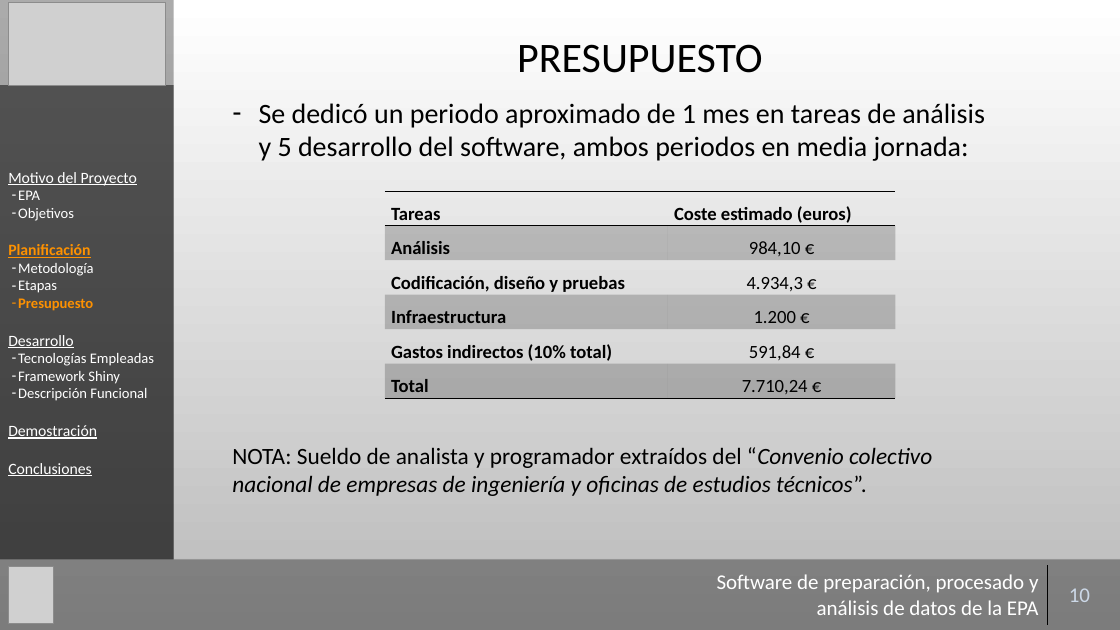
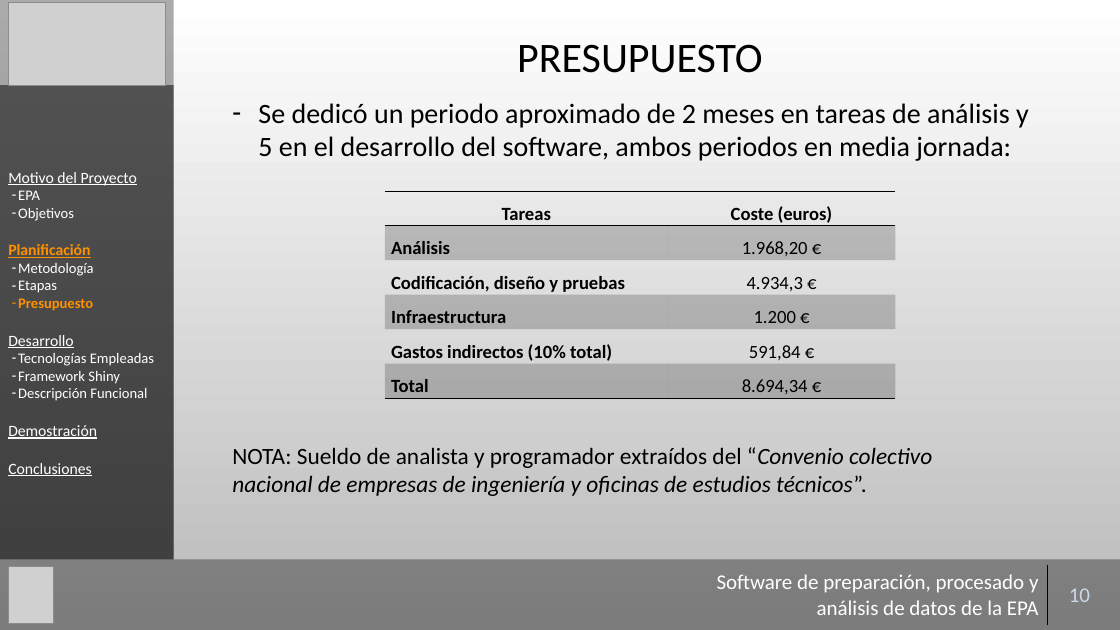
Before and after one commit to Gaulent/epa_explorer, a slide deck: slide 10 of mem/presentacion.pptx. Drawn at 1120x630 pixels with LibreOffice and Linux fonts; fonts in the diff are those of the drawing; grey boxes stand for pictures; background and template pictures are left out. Boxes give left, top, right and bottom in pixels: in the first picture for what was removed or moved away, otherwise in the second. Text is boxed around its words. In the diff, an @@ line names an element or a change of style, - is before the commit and + after.

```diff
--- a/mem/presentacion.pptx
+++ b/mem/presentacion.pptx
@@ text at (258, 103, 1029, 161): text changed @@
-– Se dedicó un periodo aproximado de 1 mes en tareas de análisis y 5 desarrollo del software, ambos periodos en media jornada:
+– Se dedicó un periodo aproximado de 2 meses en tareas de análisis y 5 en el desarrollo del software, ambos periodos en media jornada:
@@ table at (385, 192, 896, 399) @@
-row 1, column 2: Coste estimado (euros)
+row 1, column 2: Coste (euros)
-row 2, column 2: 984,10 €
+row 2, column 2: 1.968,20 €
-row 6, column 2: 7.710,24 €
+row 6, column 2: 8.694,34 €
@@ alignment justified to centre @@
```
Also in this commit, not shown: 7 other slides changed, 1 other file.
